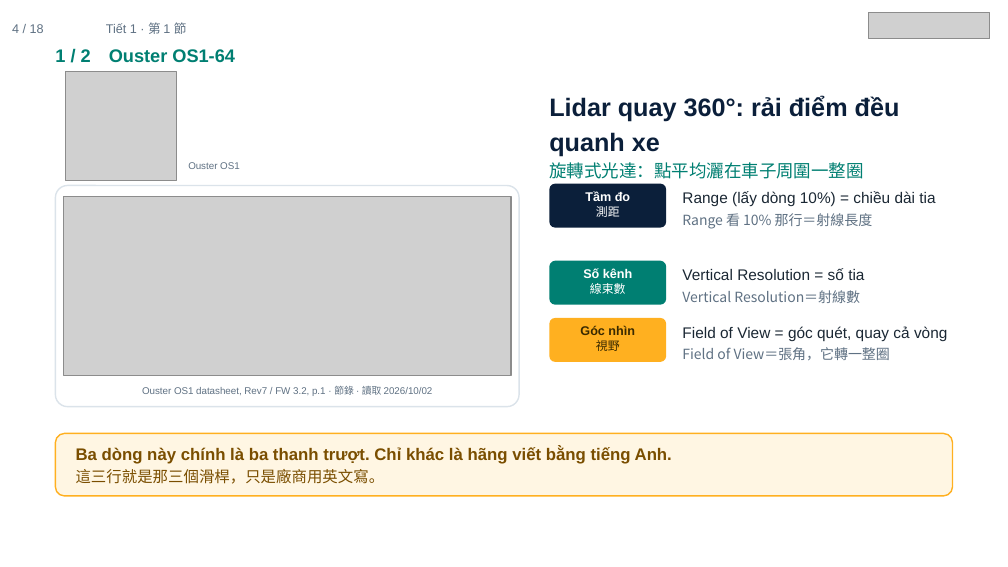
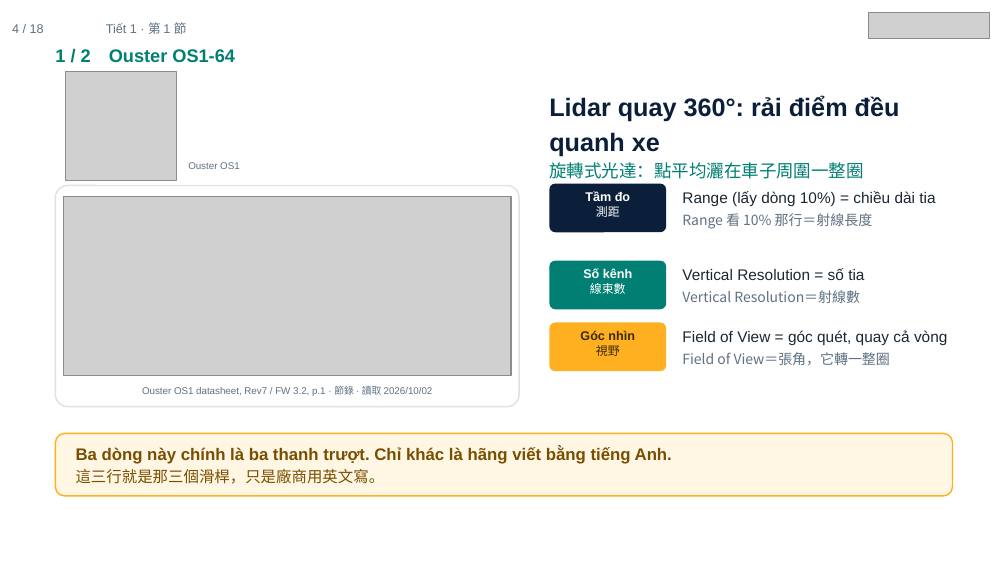
Before and after one commit to ch-neural/MITUST-Principles-of-Self-Driving-Cars, a slide deck: slide 4 of 第五週(10-08)/第五週_第1節_簡報.pptx. Drawn at 1008x567 pixels with LibreOffice and Linux fonts; fonts in the diff are those of the drawing; grey boxes stand for pictures. Boxes give left, top, right and bottom in pixels: in the first picture for what was removed or moved away, otherwise in the second. Text is boxed around its words. In the diff, an @@ line names an element or a change of style, - is before the commit and + after.

```diff
--- a/第五週(10-08)/第五週_第1節_簡報.pptx
+++ b/第五週(10-08)/第五週_第1節_簡報.pptx
@@ rounded rectangle: place and size @@
-rounded rectangle at (549, 183, 666, 228)
+rounded rectangle at (549, 183, 666, 232)
@@ rounded rectangle: place and size @@
-rounded rectangle at (549, 261, 666, 305)
+rounded rectangle at (549, 261, 666, 309)
@@ proportions changed in 3 elements at (549, 183, 666, 232), (549, 261, 666, 309), (549, 323, 666, 371) @@
@@ rounded rectangle: place and size @@
-rounded rectangle at (549, 318, 666, 362)
+rounded rectangle at (549, 323, 666, 371)
@@ text "Góc nhìn": place and size @@
-text "Góc nhìn" at (580, 325, 635, 351)
+text "Góc nhìn" at (580, 330, 635, 356)
@@ text "Field of View = góc ...": place and size @@
-text "Field of View = góc ..." at (682, 326, 947, 360)
+text "Field of View = góc ..." at (682, 330, 947, 365)
```
Also in this commit, not shown: 2 other slides changed, 4 other files.
